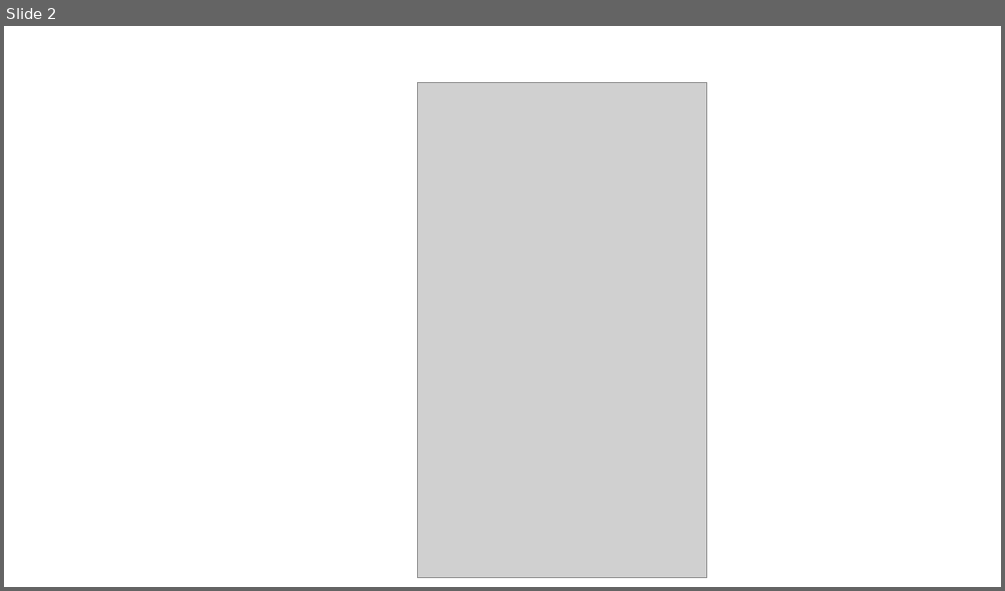
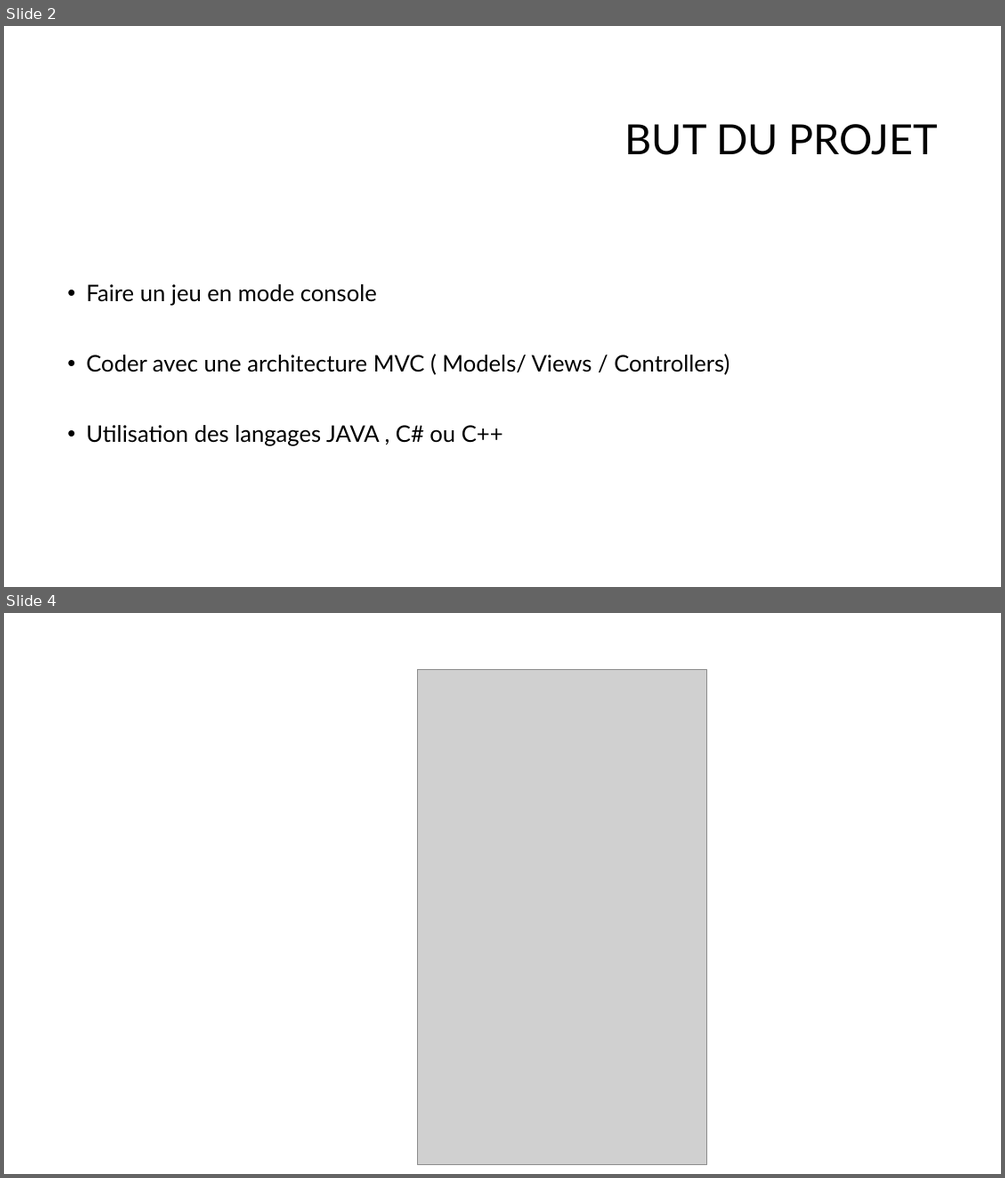
Before and after one commit to Elvonnia/Runner, a slide deck: runner.pptx. Shown one above the other, each under a label of ours: slide 2 before the commit, slides 2 and 4 after it; the slides between them are not shown. The pictures are 1005x591 and 1005x1178 pixels, drawn with LibreOffice and Linux fonts; fonts in the diff are those of the drawing; grey boxes stand for pictures; background and template pictures are left out. Boxes give left, top, right and bottom in pixels: in the first picture for what was removed or moved away, otherwise in the second. Text is boxed around its words. In the diff, an @@ line names an element or a change of style, - is before the commit and + after.

```diff
--- a/runner.pptx
+++ b/runner.pptx
@@ slide 2 added at bbox=[4, 26, 1001, 587], background #FFFFFF @@
@@ title added at bbox=[625, 124, 938, 155], 40 pt, text #000000 @@
+BUT DU PROJET
@@ text added at bbox=[86, 284, 729, 446], 22 pt, text #000000 @@
+• Faire un jeu en mode console
+• Coder avec une architecture MVC ( Models/ Views / Controllers)
+• Utilisation des langages JAVA , C# ou C++
@@ what was slide 2 is now slide 4 @@
```
Also in this commit, not shown: 1 slide changed, 3 other slides added.
